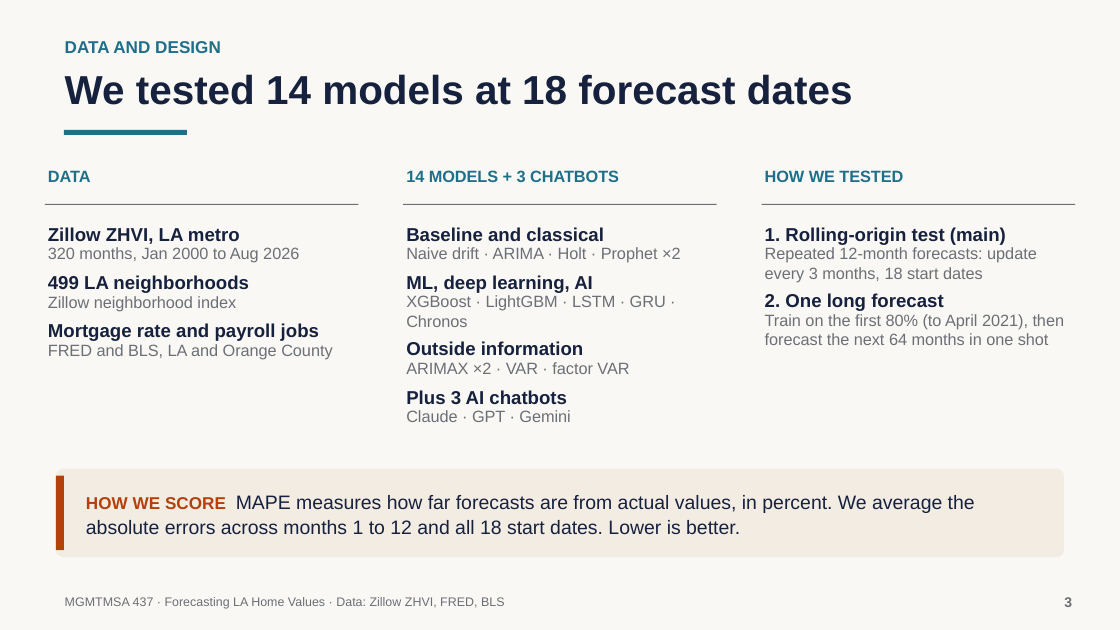
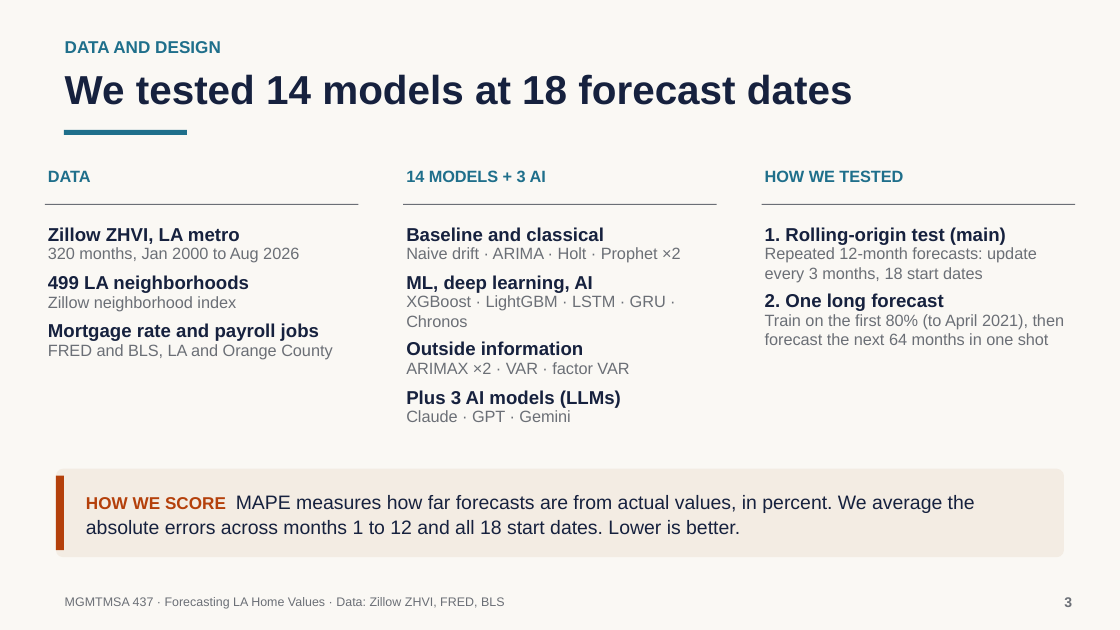
Before and after one commit to neiltd/la-housing-forecast, a slide deck: slide 3 of slides/LA_home_values_slides.pptx. Drawn at 1120x630 pixels with LibreOffice and Linux fonts; fonts in the diff are those of the drawing. Boxes give left, top, right and bottom in pixels: in the first picture for what was removed or moved away, otherwise in the second. Text is boxed around its words. In the diff, an @@ line names an element or a change of style, - is before the commit and + after.

```diff
--- a/slides/LA_home_values_slides.pptx
+++ b/slides/LA_home_values_slides.pptx
@@ text at bbox=[406, 170, 546, 182]: text changed @@
-14 MODELS + 3 CHATBOTS
+14 MODELS + 3 AI
@@ text at bbox=[406, 390, 621, 408]: text changed @@
-Plus 3 AI chatbots
+Plus 3 AI models (LLMs)
```
Also in this commit, not shown: 4 other slides changed, 49 other files.
